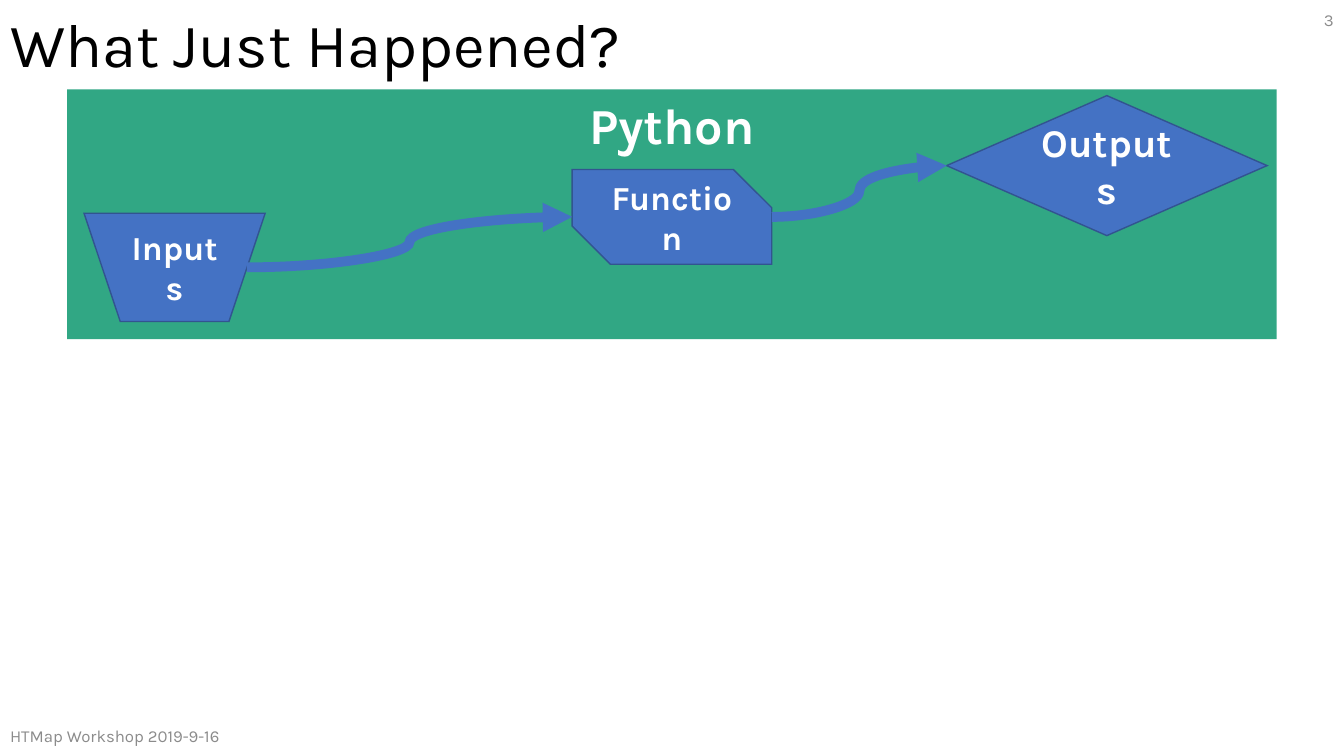
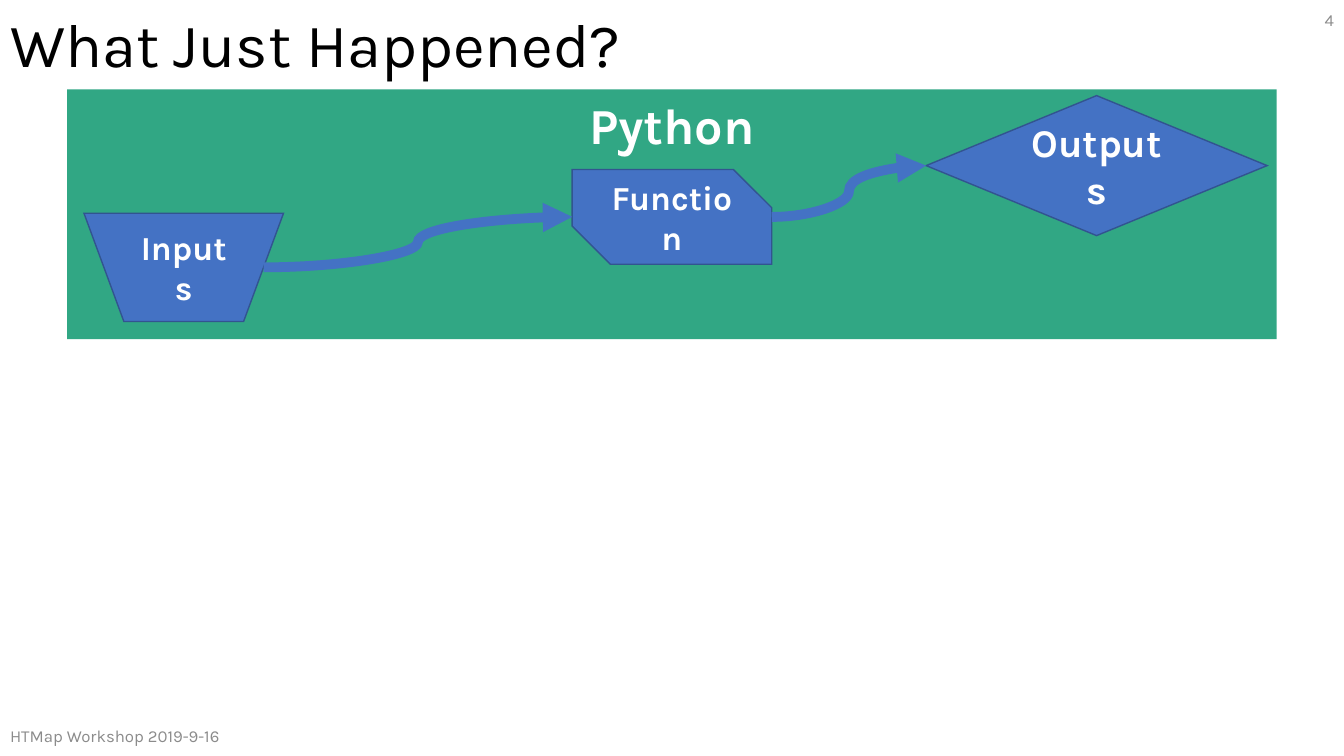
Before and after one commit to CHTC/htmap-workshop-materials, a slide deck: slide 4 of slides/HTMapWorkshop.pptx (slide 3 before the commit). Drawn at 1344x756 pixels with LibreOffice and Linux fonts; fonts in the diff are those of the drawing. Boxes give left, top, right and bottom in pixels: in the first picture for what was removed or moved away, otherwise in the second. Text is boxed around its words. In the diff, an @@ line names an element or a change of style, - is before the commit and + after.

```diff
--- a/slides/HTMapWorkshop.pptx
+++ b/slides/HTMapWorkshop.pptx
@@ page number at [1325,15,1334,26]: text changed @@
-3
+4
@@ diamond "Outputs": place and size @@
-diamond "Outputs" at [947,96,1267,236]
+diamond "Outputs" at [927,96,1267,236]
@@ curved arrow moved from (772, 217) - (947, 165) to (772, 217) - (927, 165) @@
@@ flow chart manual operation "Inputs": place and size @@
-flow chart manual operation "Inputs" at [84,214,265,322]
+flow chart manual operation "Inputs" at [84,214,283,322]
@@ curved arrow moved from (247, 267) - (573, 217) to (264, 267) - (573, 217) @@
```
Also in this commit, not shown: 3 other slides changed, 1 slide added, 4 slides removed.
